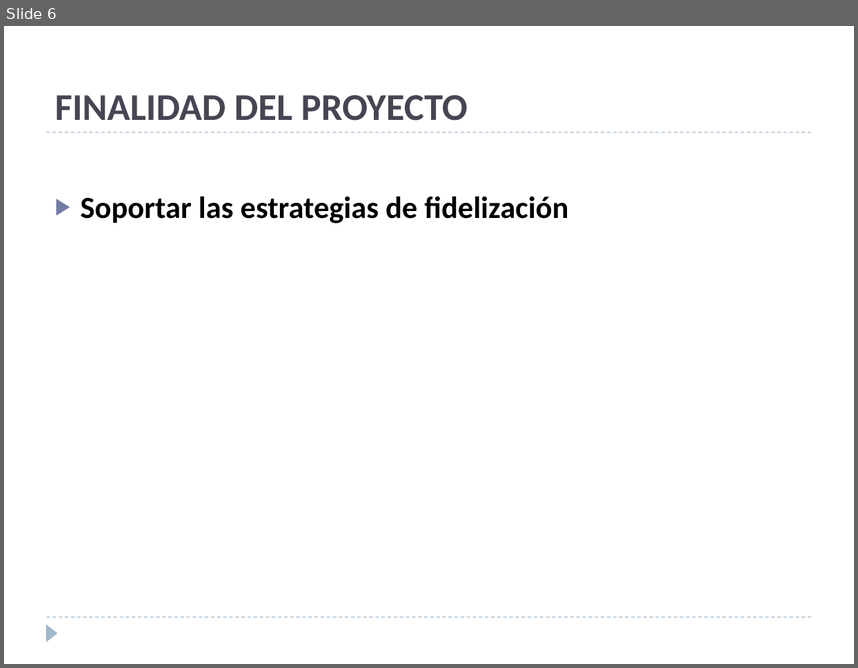
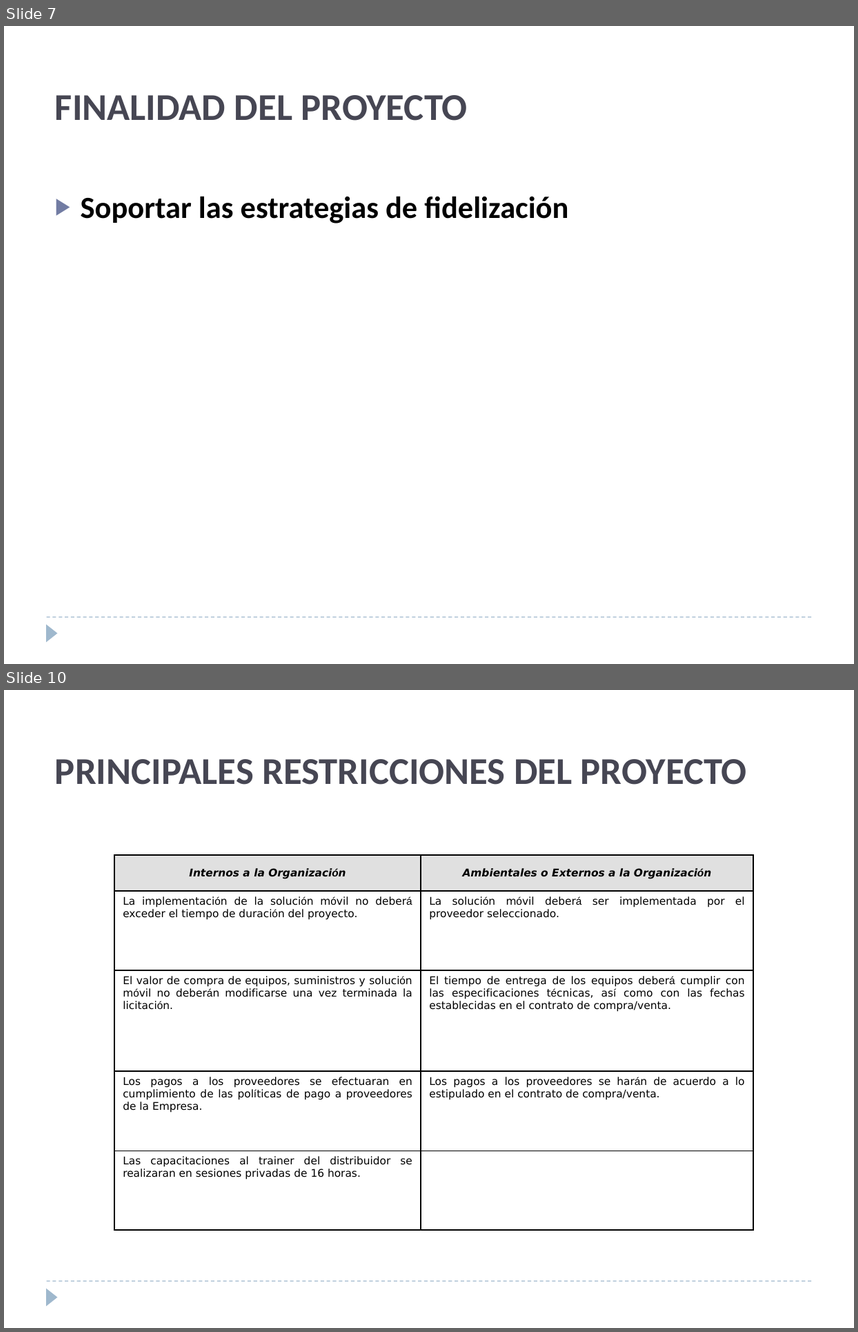
Before and after one commit to ebenites/gpy031, a slide deck: Sesion 10/presentacion.pptx. Shown one above the other, each under a label of ours: slide 6 before the commit, slides 7 and 10 after it; the slides between them are not shown. The pictures are 858x668 and 858x1332 pixels, drawn with LibreOffice and Linux fonts; fonts in the diff are those of the drawing. Boxes give left, top, right and bottom in pixels: in the first picture for what was removed or moved away, otherwise in the second. Text is boxed around its words. In the diff, an @@ line names an element or a change of style, - is before the commit and + after.

```diff
--- a/Sesion 10/presentacion.pptx
+++ b/Sesion 10/presentacion.pptx
@@ slide 10 added at (x1=4, y1=690, x2=854, y2=1328), background #FFFFFF; not listed: 2 template elements that a slide beside it also shows @@
@@ title added at (x1=55, y1=759, x2=747, y2=785), 32 pt, text #464653, bold @@
+PRINCIPALES RESTRICCIONES DEL PROYECTO
@@ table added at (x1=114, y1=855, x2=753, y2=1230), 5 rows, 2 columns @@
+Internos a la Organización | Ambientales o Externos a la Organización
+La implementación de la solución móvil no deberá exceder el tiempo de duración del proyecto. | La solución móvil deberá ser implementada por el proveedor seleccionado.
+El valor de compra de equipos, suministros y solución móvil no deberán modificarse una vez terminada la licitación. | El tiempo de entrega de los equipos deberá cumplir con las especificaciones técnicas, así como con las fechas establecidas en el contrato de compra/venta.
+Los pagos a los proveedores se efectuaran en cumplimiento de las políticas de pago a proveedores de la Empresa. | Los pagos a los proveedores se harán de acuerdo a lo estipulado en el contrato de compra/venta.
+Las capacitaciones al trainer del distribuidor se realizaran en sesiones privadas de 16 horas. | 
@@ what was slide 6 is now slide 7 @@
@@ slide 7 changed as well @@
@@ line removed from (47, 132) to (811, 132) @@
```
Also in this commit, not shown: 8 other slides changed, 12 other slides added.
